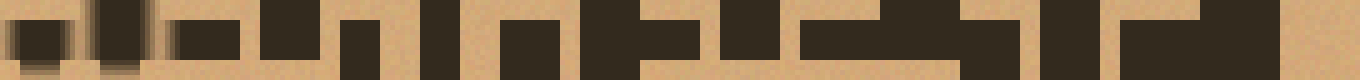
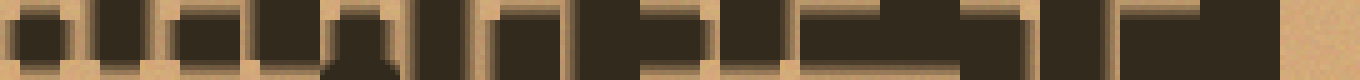
Revision of a layered 1360 x 80 image; what changed, layer by layer:
painted on "Calque 1" over [20, 0, 1200, 80]
